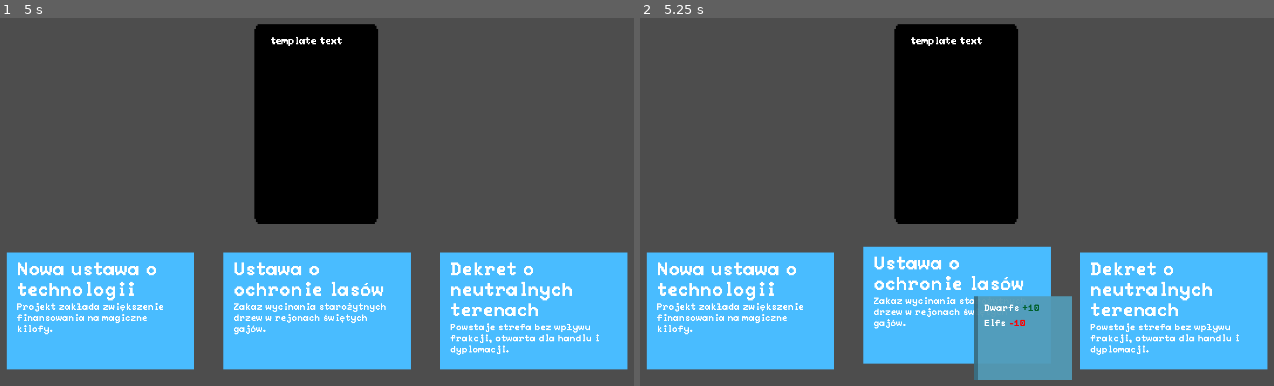
Above: before the commit, frames 1-2 (left to right).
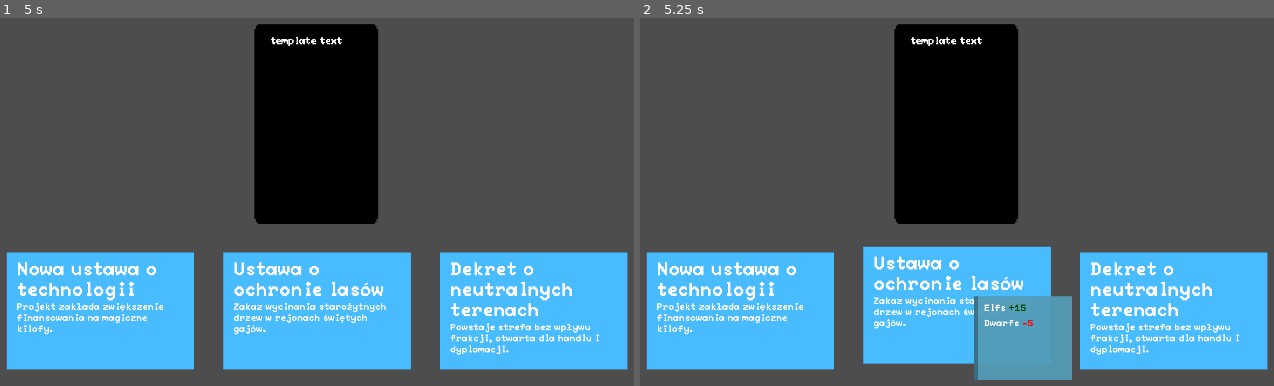
Above: after the commit, the same moments.

Repository: WhatYouFormaggiKindOfPizza/game
Game: Godot game, scene res://scenes/game.tscn
Same seed, same stepped clock (60 frames per second), same inputs: the game is played once before the commit and once after it.
Inputs (mouse positions are in pixels of both pictures, inside the frame that each line leads up to):
- Up to frame 1 (5 s): click (101, 312) at 0.52 s; click (101, 312) at 1.27 s; click (101, 312) at 2.02 s; tap Enter at 2.75, 4.25 s; move the mouse to (494, 154) at 2.77 s; tap Space at 3.5 s; move the mouse to (158, 198) at 3.52 s; move the mouse to (399, 76) at 4.27 s
- Up to frame 2 (5.25 s): tap Space at 5 s; move the mouse to (918, 264) at 5.02 s

Frame 1 is identical in both runs. In frame 2, 0.2% of the frame differs, in the area x 54-63%, y 77-84%.

Commit message:
Add values to tooltip

Diff:
--- a/scenes/pixel_label.tscn
+++ b/scenes/pixel_label.tscn
@@ -7,7 +7,9 @@
 texture_filter = 1
 offset_right = 40.0
 offset_bottom = 23.0
+theme_override_colors/font_color = Color(1, 1, 1, 1)
 theme_override_fonts/font = ExtResource("1_m5x2d")
 theme_override_font_sizes/font_size = 16
 text = "template text"
 script = ExtResource("2_f33nr")
+color = Color(1, 1, 1, 1)
--- a/scenes/post.tscn
+++ b/scenes/post.tscn
@@ -1,8 +1,9 @@
-[gd_scene load_steps=4 format=3 uid="uid://b5qlpe8xpnqn"]
+[gd_scene load_steps=5 format=3 uid="uid://b5qlpe8xpnqn"]
 
 [ext_resource type="Script" uid="uid://dvs4jdoyar4pt" path="res://scripts/post.gd" id="1_epv1v"]
 [ext_resource type="PackedScene" uid="uid://dxj1bp7ujexp8" path="res://scenes/tooltip.tscn" id="2_88r67"]
 [ext_resource type="PackedScene" uid="uid://bibasatxhl56l" path="res://scenes/pixel_label.tscn" id="2_ax5sd"]
+[ext_resource type="PackedScene" uid="uid://cn2e7bnjx0moa" path="res://scenes/tooltip/relation_change.tscn" id="3_88r67"]
 
 [node name="Post" type="Control"]
 custom_minimum_size = Vector2(320, 200)
@@ -30,6 +31,7 @@
 offset_left = 0.119995
 offset_right = 0.160004
 offset_bottom = -1.52588e-05
+relation_change_scene = ExtResource("3_88r67")
 
 [node name="Button" type="Button" parent="."]
 z_index = 10
--- a/scenes/tooltip.tscn
+++ b/scenes/tooltip.tscn
@@ -1,7 +1,7 @@
 [gd_scene load_steps=4 format=3 uid="uid://dxj1bp7ujexp8"]
 
-[ext_resource type="Script" path="res://scripts/tooltip.gd" id="1_7dicn"]
-[ext_resource type="PackedScene" uid="uid://bibasatxhl56l" path="res://scenes/pixel_label.tscn" id="2_75wrl"]
+[ext_resource type="Script" uid="uid://xpvq7pqj5a0d" path="res://scripts/tooltip.gd" id="1_7dicn"]
+[ext_resource type="PackedScene" uid="uid://cn2e7bnjx0moa" path="res://scenes/tooltip/relation_change.tscn" id="2_75wrl"]
 
 [sub_resource type="StyleBoxFlat" id="StyleBoxFlat_pvr4a"]
 bg_color = Color(0.858824, 0.858824, 0.858824, 0)
@@ -17,6 +17,7 @@
 mouse_filter = 2
 theme_override_styles/panel = SubResource("StyleBoxFlat_pvr4a")
 script = ExtResource("1_7dicn")
+relation_change_scene = ExtResource("2_75wrl")
 metadata/_edit_use_anchors_ = true
 
 [node name="ColorRect" type="ColorRect" parent="."]
@@ -31,7 +32,8 @@
 offset_bottom = -0.00500488
 color = Color(0, 0, 0, 0.282353)
 
-[node name="VBoxContainer" type="VBoxContainer" parent="ColorRect"]
+[node name="InfoContainer" type="VBoxContainer" parent="ColorRect"]
+unique_name_in_owner = true
 layout_mode = 1
 anchors_preset = -1
 anchor_left = 0.103989
@@ -45,30 +47,5 @@
 theme_override_constants/separation = 10
 metadata/_edit_use_anchors_ = true
 
-[node name="RelationChange" type="HBoxContainer" parent="ColorRect/VBoxContainer"]
+[node name="RelationChange" parent="ColorRect/InfoContainer" instance=ExtResource("2_75wrl")]
 layout_mode = 2
-
-[node name="Name" parent="ColorRect/VBoxContainer/RelationChange" instance=ExtResource("2_75wrl")]
-layout_mode = 2
-text = "Dwarfs"
-color = null
-
-[node name="value" parent="ColorRect/VBoxContainer/RelationChange" instance=ExtResource("2_75wrl")]
-layout_mode = 2
-theme_override_colors/font_color = Color(0, 0.381366, 0.17521, 1)
-text = "+10"
-color = Color(0, 0.381366, 0.17521, 1)
-
-[node name="RelationChange2" type="HBoxContainer" parent="ColorRect/VBoxContainer"]
-layout_mode = 2
-
-[node name="Name" parent="ColorRect/VBoxContainer/RelationChange2" instance=ExtResource("2_75wrl")]
-layout_mode = 2
-text = "Elfs"
-color = null
-
-[node name="value" parent="ColorRect/VBoxContainer/RelationChange2" instance=ExtResource("2_75wrl")]
-layout_mode = 2
-theme_override_colors/font_color = Color(1, 0, 0, 1)
-text = "-10"
-color = Color(1, 0, 0, 1)
--- /dev/null
+++ b/scenes/tooltip/relation_change.tscn
@@ -0,0 +1,18 @@
+[gd_scene load_steps=3 format=3 uid="uid://cn2e7bnjx0moa"]
+
+[ext_resource type="PackedScene" uid="uid://bibasatxhl56l" path="res://scenes/pixel_label.tscn" id="1_ixa16"]
+[ext_resource type="Script" uid="uid://b1x2pheha8tvy" path="res://scripts/tooltip/relation_change.gd" id="1_koo7b"]
+
+[node name="RelationChange" type="HBoxContainer"]
+script = ExtResource("1_koo7b")
+good_color = Color(0, 0.290196, 0, 1)
+
+[node name="TargetLabel" parent="." instance=ExtResource("1_ixa16")]
+layout_mode = 2
+text = "Dwarfs"
+
+[node name="ValueLabel" parent="." instance=ExtResource("1_ixa16")]
+layout_mode = 2
+theme_override_colors/font_color = Color(3.54964e-07, 0.290631, 3.85046e-07, 1)
+text = "+10"
+color = Color(3.54964e-07, 0.290631, 3.85046e-07, 1)
--- a/scripts/game_manager.gd
+++ b/scripts/game_manager.gd
@@ -110,8 +110,9 @@
 	for entity_group in entity_groups:
 		if (entity_group.group_name == entity_group_name):
 			return entity_group
-
-	print('Warning: no entity group for name: ' + entity_group_name)
+		else:
+			push_error('Warning: no entity group for name: ' + entity_group_name)
+
 	return null
 
 
--- a/scripts/pixel_label.gd
+++ b/scripts/pixel_label.gd
@@ -4,26 +4,29 @@
 @export_range(1, 10, 1) var font_scale: int = 2:
 	set(value):
 		font_scale = value
-		update_font_size()
+		inspector_update_font_size()
 
 @export var color: Color = Color(0, 0, 0, 1):
 	set(value):
 		color = value
-		update_font_color()
+		inspector_update_font_color()
 
 
 func _ready():
-	update_font_size()
+	inspector_update_font_size()
 
-func update_font_size():
+func inspector_update_font_size():
 	if Engine.is_editor_hint():
 		var font := get_theme_font("font")
 		if font and font is Font:
 			var target_size := font_scale * 8
 			add_theme_font_size_override("font_size", target_size)
 
-func update_font_color():
+func inspector_update_font_color():
 	if Engine.is_editor_hint():
 		var font := get_theme_font("font")
 		if font and font is Font:
 			add_theme_color_override("font_color", color)
+
+func change_color(new_color: Color) -> void:
+	add_theme_color_override("font_color", new_color)
--- a/scripts/post.gd
+++ b/scripts/post.gd
@@ -75,8 +75,9 @@
 
 	title_label = get_node("Button/VBoxContainer/PostTitle")
 	content_label = get_node("Button/VBoxContainer/PostContent")
-	tooltip = get_node("%PostTooltip")
+	tooltip = get_node("PostTooltip")
 	assign_labels()
+	tooltip.setup_data(effects)
 
 
 func assign_labels() -> void:
--- a/scripts/tooltip.gd
+++ b/scripts/tooltip.gd
@@ -1,9 +1,13 @@
 class_name Tooltip extends PanelContainer
 
 @export var is_mouse_following: bool = false
+@export var relation_change_scene: PackedScene = null
 
 var OFFSET: Vector2 = Vector2(10, 10)
 var opacity_tween: Tween = null
+
+var info_container: VBoxContainer
+
 
 
 func _ready() -> void:
@@ -31,3 +35,24 @@
 	opacity_tween = get_tree().create_tween()
 	opacity_tween.tween_property(self, "modulate:a", target_alpha, duration)
 	return opacity_tween
+
+
+func setup_data(effects: Array[Dictionary]) -> void:
+	if not is_inside_tree():
+		push_error("Tooltip setup called before Tooltip is added to the scene tree.")
+		return
+
+	info_container = get_node("ColorRect/InfoContainer")
+	if not info_container:
+		push_error("InfoContainer not found in Tooltip.")
+		return
+
+	for c in info_container.get_children():
+		info_container.remove_child(c)
+
+	for effect in effects:
+		if effect["type"] != "CHANGE_RELATIONSHIP":
+			continue
+
+		var effect_instance = relation_change_scene.instantiate().with_data(effect)
+		info_container.add_child(effect_instance)
--- /dev/null
+++ b/scripts/tooltip/relation_change.gd
@@ -0,0 +1,39 @@
+class_name RelationChange extends HBoxContainer
+
+@export var good_color = Color(0.0, 1.0, 0.0, 1.0)
+@export var bad_color = Color(1.0, 0.0, 0.0, 1.0)
+
+var target: String
+var value: int
+var event_name: String
+
+@onready var target_label: Label
+@onready var value_label: Label
+
+
+func with_data(effect_data: Dictionary) -> RelationChange:
+	if not effect_data:
+		push_error("Effect data is empty, cannot initialize RelationChange.")
+		return self
+
+
+	target = effect_data.get("target", "")
+	value = effect_data.get("value", 0)
+
+	target_label = get_node("TargetLabel")
+	value_label = get_node("ValueLabel")
+
+	if not target_label or not value_label:
+		push_error("TargetLabel or ValueLabel not found in RelationChange.")
+		return self
+
+	target_label.text = target
+	value_label.text = str(value)
+
+	if value > 0:
+		value_label.change_color(good_color)
+		value_label.text = "+" + value_label.text
+	else:
+		value_label.change_color(bad_color)
+
+	return self
Not shown, added: scripts/tooltip/relation_change.gd.uid
